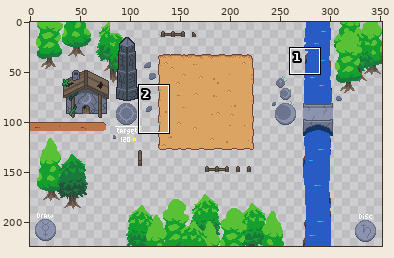
Pixel-art file, stored at assets/farm/farm-sketch.aseprite. The picture above shows the old version from afar; the outline marks the close-up.
Close-up. First the earlier version:
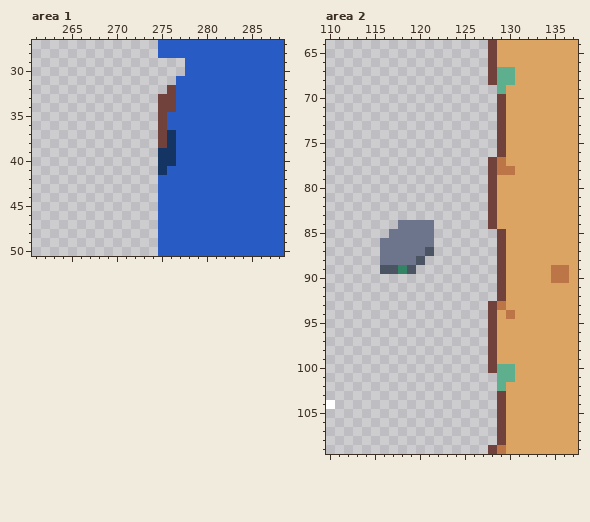
352x224 pixels, 1 frame. Shown: area 1: x 261..288, y 27..50; area 2: x 110..137, y 64..109. The commit also changed other parts of the picture, which this record leaves out.
New version:
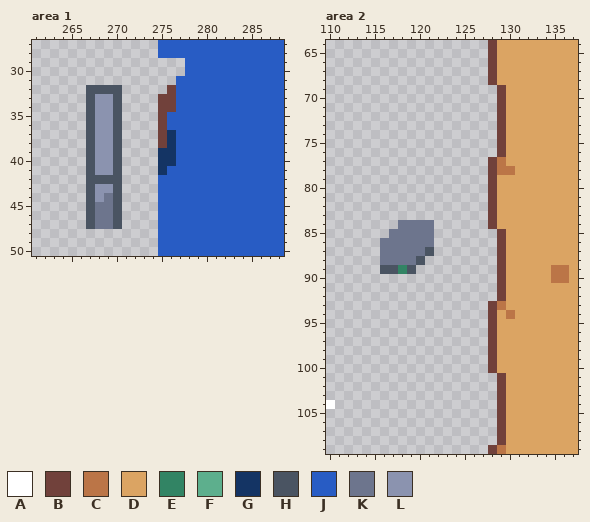
Palette (. is transparent): A #ffffff  B #71413b  C #bb7547  D #dba463  E #328464  F #5daf8d  G #143464  H #4a5462  J #285cc4  K #6d758d  L #8b93af
Change:
layer "Winter Anim DEco" now hidden
Area 1, layer "Stuff":
y 32: x 267..270 .... -> HHHH
y 33..41: x 267..270 .... -> HLLH
y 42: x 267..270 .... -> HHHH
y 43: x 267..270 .... -> HLLH
y 44: x 267..270 .... -> HLKH
y 45..47: x 267..270 .... -> HKKH
Area 2:
y 67..68: x 129..130 FF -> DD
y 69: x 129 F -> B
y 100: x 129..130 FF -> DD
y 101: x 129..130 FF -> BD
y 102: x 129 F -> B
Boxes around the changes in both close-ups, in picture pixels (x1, y1, x2, y2):
added: (86, 85, 122, 229)
changed: (497, 67, 515, 94)
changed: (497, 364, 515, 391)
